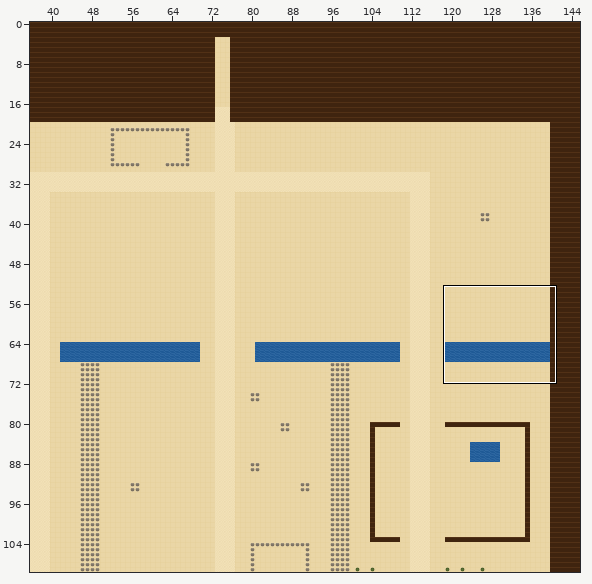
One commit to this Tiled map (JSON): maps/elysium.tmj. The first picture is a wide view before the edit; the outline marks the close-up.
Close-up. As it was:
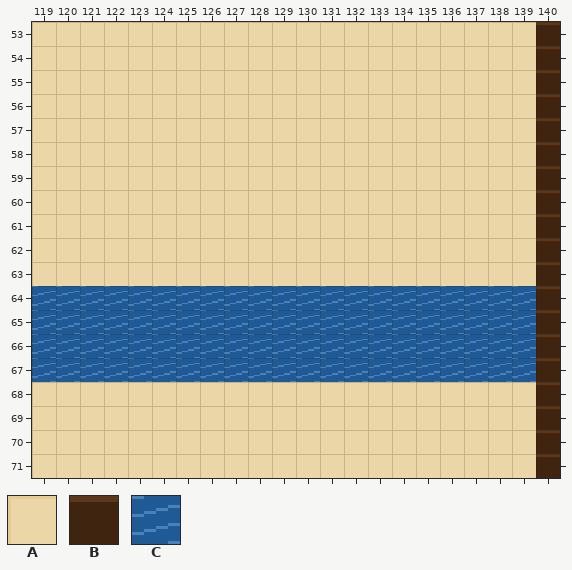
Cells are 16x16 px. Shown: x 119..140, y 53..71. The commit also changed other parts of the map, which this record leaves out.
Key: from "draft": A 0, B 1, C 2.
_ is an empty cell.
Layer "ground" before, first column x 119:
53 AAAAAAAAAAAAAAAAAAAAAB
54 AAAAAAAAAAAAAAAAAAAAAB
55 AAAAAAAAAAAAAAAAAAAAAB
56 AAAAAAAAAAAAAAAAAAAAAB
57 AAAAAAAAAAAAAAAAAAAAAB
58 AAAAAAAAAAAAAAAAAAAAAB
59 AAAAAAAAAAAAAAAAAAAAAB
60 AAAAAAAAAAAAAAAAAAAAAB
61 AAAAAAAAAAAAAAAAAAAAAB
62 AAAAAAAAAAAAAAAAAAAAAB
63 AAAAAAAAAAAAAAAAAAAAAB
64 CCCCCCCCCCCCCCCCCCCCCB
65 CCCCCCCCCCCCCCCCCCCCCB
66 CCCCCCCCCCCCCCCCCCCCCB
67 CCCCCCCCCCCCCCCCCCCCCB
68 AAAAAAAAAAAAAAAAAAAAAB
69 AAAAAAAAAAAAAAAAAAAAAB
70 AAAAAAAAAAAAAAAAAAAAAB
71 AAAAAAAAAAAAAAAAAAAAAB
The result:
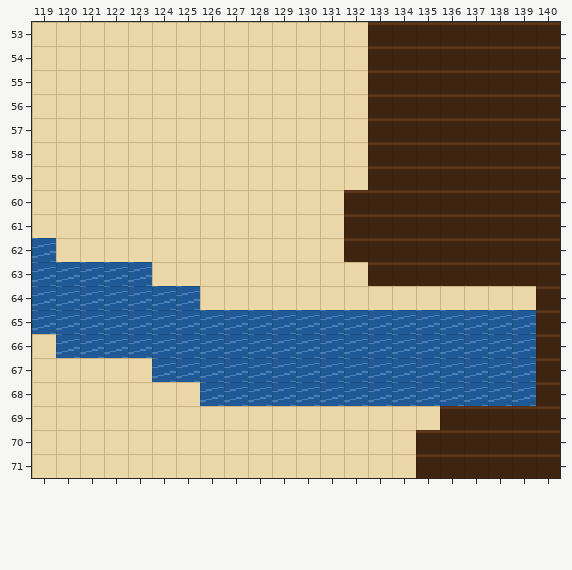
What changed:
Changed rows in their new state; . is an unchanged cell.
Layer "ground":
first column x 119:
53 ..............BBBBBBB
54 ..............BBBBBBB
55 ..............BBBBBBB
56 ..............BBBBBBB
57 ..............BBBBBBB
58 ..............BBBBBBB
59 ..............BBBBBBB
60 .............BBBBBBBB
61 .............BBBBBBBB
62 C............BBBBBBBB
63 CCCCC.........BBBBBBB
64 .......AAAAAAAAAAAAAA
66 A....................
67 AAAAA................
68 .......CCCCCCCCCCCCCC
69 .................BBBB
70 ................BBBBB
71 ................BBBBB
Boxes around the changes in both close-ups, in picture pixels (x1, y1, x2, y2):
changed: (200, 22, 536, 310)
changed: (32, 238, 152, 286)
changed: (32, 334, 152, 382)
changed: (200, 382, 536, 478)
